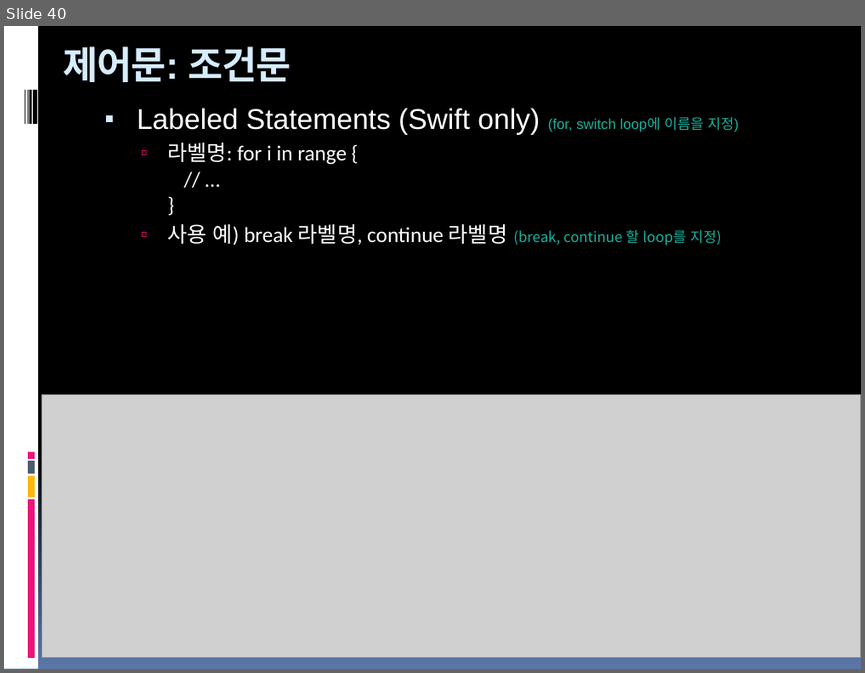
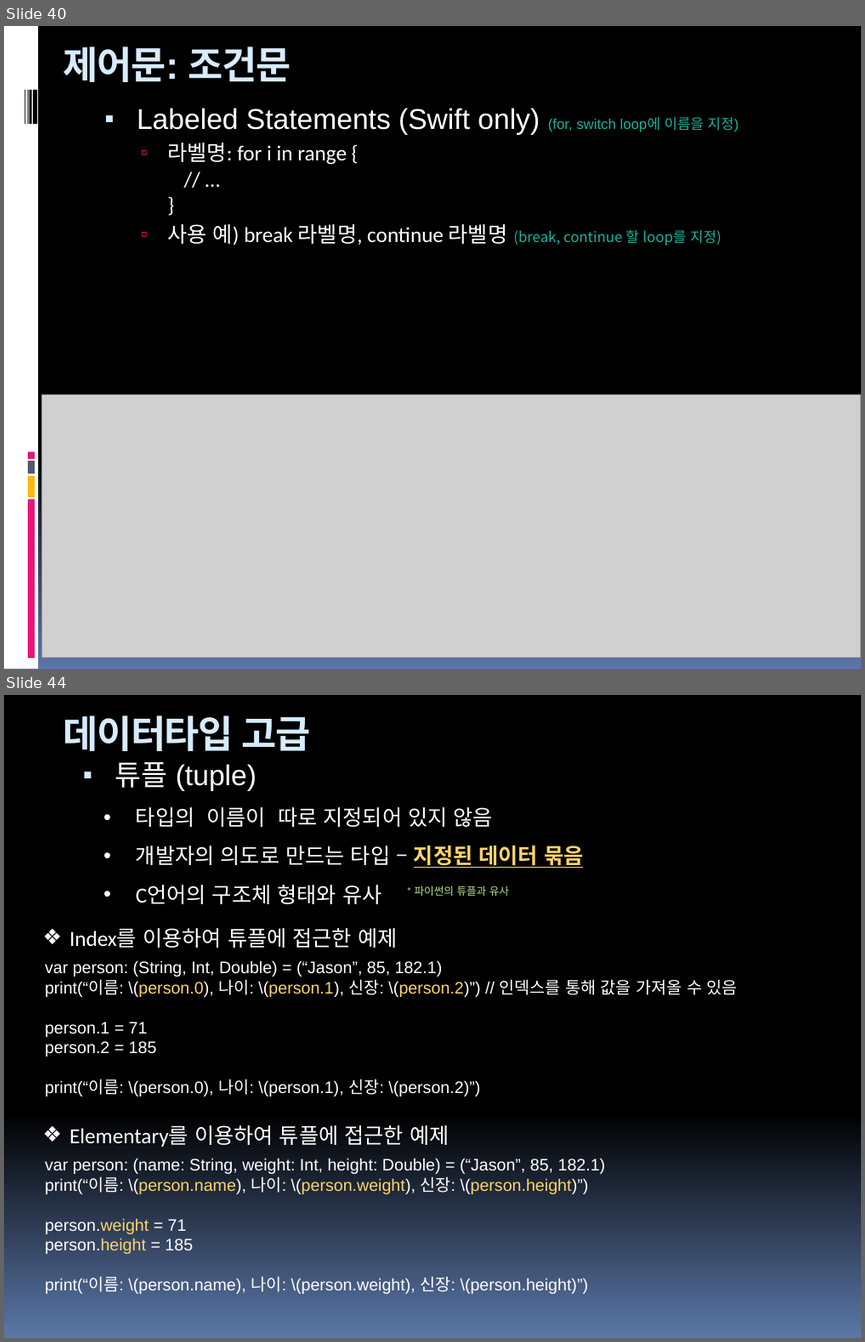
Before and after one commit to hounga13/helloSwift, a slide deck: Swift세미나자료.pptx. Shown one above the other, each under a label of ours: slide 40 before the commit, slides 40 and 44 after it; the slides between them are not shown. The pictures are 865x673 and 865x1342 pixels, drawn with LibreOffice and Linux fonts; fonts in the diff are those of the drawing; grey boxes stand for pictures. Boxes give left, top, right and bottom in pixels: in the first picture for what was removed or moved away, otherwise in the second. Text is boxed around its words. In the diff, an @@ line names an element or a change of style, - is before the commit and + after.

Commit message:
7장데이터형고급

```diff
--- a/Swift세미나자료.pptx
+++ b/Swift세미나자료.pptx
@@ slide 44 added at (4,695,861,1338), background gradient #000000 to #5B77A8 @@
@@ text added at (63,715,311,751), 32 pt, text #D6ECFF, bold @@
+데이터타입 고급
@@ text added at (115,762,256,791), 24 pt, text #FFFFFF @@
+▪ 튜플 (tuple)
@@ text added at (136,807,583,904), 18 pt, text #FFFFFF @@
+• 타입의 이름이 따로 지정되어 있지 않음
+• 개발자의 의도로 만드는 타입 – 지정된 데이터 묶음
+• C언어의 구조체 형태와 유사
@@ text added at (415,885,509,896), 9 pt, text #B2E389 @@
+* 파이썬의 튜플과 유사
@@ text added at (69,928,397,947), 18 pt, text #FFFFFF @@
+❖ Index를 이용하여 튜플에 접근한 예제
@@ text added at (45,960,738,1096), 14 pt, text #FFFFFF @@
+var person: (String, Int, Double) = (“Jason”, 85, 182.1)
+print(“이름: \(person.0), 나이: \(person.1), 신장: \(person.2)”) // 인덱스를 통해 값을 가져올 수 있음
+person.1 = 71
+person.2 = 185
+print(“이름: \(person.0), 나이: \(person.1), 신장: \(person.2)”)
@@ text added at (69,1125,449,1146), 18 pt, text #FFFFFF @@
+❖ Elementary를 이용하여 튜플에 접근한 예제
@@ text added at (45,1157,606,1293), 14 pt, text #FFFFFF @@
+var person: (name: String, weight: Int, height: Double) = (“Jason”, 85, 182.1)
+print(“이름: \(person.name), 나이: \(person.weight), 신장: \(person.height)”)
+person.weight = 71
+person.height = 185
+print(“이름: \(person.name), 나이: \(person.weight), 신장: \(person.height)”)
```
Also in this commit, not shown: 4 other slides added.
